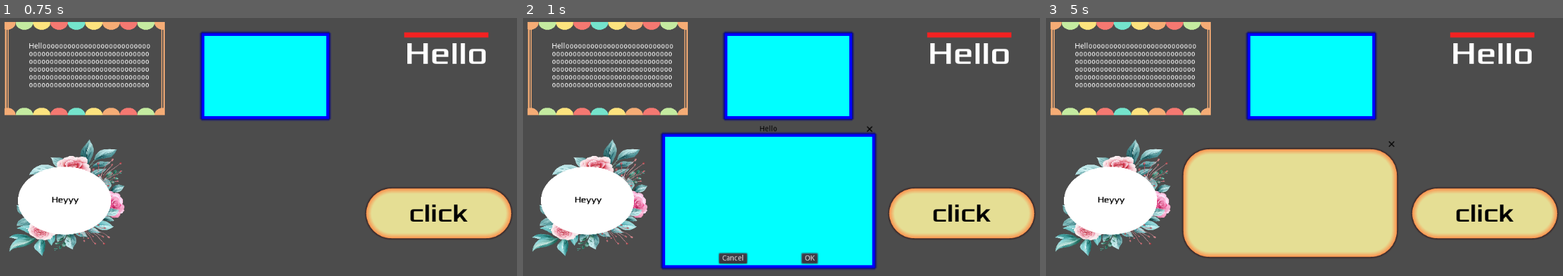
Above: before the commit, frames 1-3 (left to right).
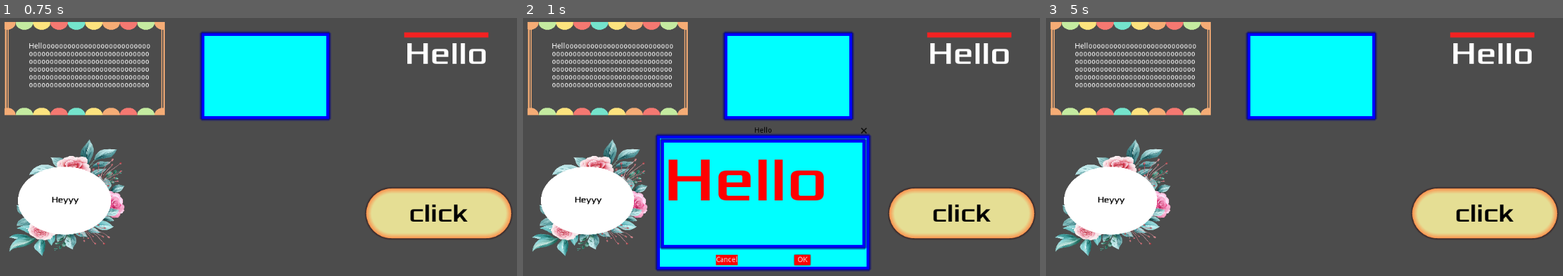
Above: after the commit, the same moments.

Repository: ShamliShahni/StyleBox
Game: Godot game, scene res://Control.tscn
The game is run twice, just before and just after one commit, with the same random seed, the same clock (stepped at 60 frames per second) and the same inputs.
Inputs (mouse positions are in pixels of both pictures, inside the frame that each line leads up to):
- Up to frame 1 (0.75 s): click (0, 23) at 0.5 s
- Up to frame 2 (1 s): no input
- Up to frame 3 (5 s): click "OK" at 1.25 s; click (1046, 23) at 2 s; click (1046, 23) at 2.75 s; tap Enter at 3.5 s; tap Space at 4.25 s

Frame 1 is identical in both runs. In frame 2, 8.1% of the frame differs, in the area x 25-69%, y 41-99%; in frame 3, 17%, in the area x 26-68%, y 47-94%.

Commit message:
confirmation popup

Diff:
--- a/Control.gd
+++ b/Control.gd
@@ -3,8 +3,10 @@
 var style_box = preload("res://assets/new_styleboxflat.tres")
 var buttontex = preload("res://Images/yellow button.png")
 var new_style = StyleBoxFlat.new()
+var style2 = StyleBoxFlat.new()
+var dyn_font = DynamicFont.new()
 onready var panel = get_node("Panel3")
-onready var button = get_node("Button")
+
 
 func _ready():
 	new_style.bg_color = Color.aqua
@@ -16,9 +18,12 @@
 	new_style.border_width_right = 5
 	new_style.shadow_color = Color.darkblue
 	new_style.shadow_size = 5
-	#new_style.border_blend = true
+	style2.bg_color = Color.red
+	dyn_font.font_data = load("res://fonts/Xolonium-Regular.ttf")
+	dyn_font.size = 120
 
 	panel.set('custom_styles/panel', new_style)
+
 
 
 func _on_Button_pressed():
@@ -26,7 +31,6 @@
 
 
 func _on_Button2_pressed():
-	#print("222")
 	new_style.corner_radius_bottom_left += 1
 	new_style.corner_radius_bottom_right += 1
 	new_style.corner_radius_top_left += 1
@@ -36,21 +40,53 @@
 
 
 func _on_Timer_timeout():
-
-	#ctext.texture_normal = load("res://Images/yellow button.png")
-	$ConfirmationDialog.window_title = "Hello"
-	$ConfirmationDialog.add_icon_override("normal",buttontex)
-	$ConfirmationDialog.add_stylebox_override("panel",new_style)
-	#$ConfirmationDialog.add_stylebox_override("cancel_button",new_style)
-	#$ConfirmationDialog.add_stylebox_override("close",new_style)
+	#dec_confirmbox()
 	$ConfirmationDialog.popup()
-	var ctext = $ConfirmationDialog.get_close_button()
-	#ctext.texture_normal = buttontex
-
-func _process(delta):
-	pass
+	dec_confirmbox()
 
 
-func _on_Timer2_timeout():
-	$WindowDialog.add_stylebox_override('panel',style_box)
-	$WindowDialog.popup()
+func dec_confirmbox():
+#
+#	$ConfirmationDialog.add_font_override('font',dyn_font)
+#	$ConfirmationDialog.add_color_override("font_color", Color.red)
+	#$ConfirmationDialog.set('title_color',Color.red)
+	$ConfirmationDialog.show_behind_parent = true
+	print($ConfirmationDialog.show_behind_parent)
+	print($ConfirmationDialog.get_color('title_color'))
+
+	$ConfirmationDialog.add_color_override('title_color',Color.aquamarine)
+	print($ConfirmationDialog.get_color('title_color'))
+	$WindowDialog.add_color_override('title_color',Color.red)
+	#$WindowDialog.popup()
+	$ConfirmationDialog.window_title = "Hello"
+	var labeltext = $ConfirmationDialog.get_child(1)
+	labeltext.add_font_override("font",dyn_font)
+	labeltext.add_color_override("font_color",Color.red)
+	#$ConfirmationDialog.add_icon_override("normal",buttontex)
+	$ConfirmationDialog.add_stylebox_override("panel",new_style)
+	var okbut = $ConfirmationDialog.get_ok()
+	var ctext = $ConfirmationDialog.get_cancel()
+	ctext.set('rect_size',Vector2(300,300))
+	#ctext.rect_size = Vector2(200,200)
+	#ctext.rect_position = Vector2(0,-500)
+	#print(ctext.rect_position)
+	#okbut.set('custom_styles/normal', style2)
+	okbut.set('custom_styles/focus', style2)
+	okbut.set('custom_styles/hover', style2)
+	okbut.set('custom_styles/pressed', style2)
+	ctext.set('custom_styles/normal', style2)
+	ctext.set('custom_styles/focus', style2)
+	ctext.set('custom_styles/hover', style2)
+	ctext.set('custom_styles/pressed', style2)
+	print($ConfirmationDialog.get_child_count())
+	print($ConfirmationDialog.get_children())
+	var lb = $ConfirmationDialog.get_label()
+	lb.add_stylebox_override('normal',new_style)
+
+
+	for item in $ConfirmationDialog.get_children():
+		print(item.name)
+		if(item.name=="@@4"):
+			for child in item.get_children():
+				print(child)
+		pass
--- a/Control.tscn
+++ b/Control.tscn
@@ -7,6 +7,8 @@
 [ext_resource path="res://assets/new_styleboxline.tres" type="StyleBox" id=5]
 [ext_resource path="res://assets/texture2.tres" type="StyleBox" id=6]
 
+[sub_resource type="Theme" id=4]
+
 [sub_resource type="DynamicFont" id=1]
 size = 50
 font_data = ExtResource( 2 )
@@ -82,6 +84,8 @@
 modulate = Color( 1, 1, 1, 0 )
 margin_right = 279.0
 margin_bottom = 96.0
+theme = SubResource( 4 )
+custom_constants/hseparation = 5
 
 [node name="Label" type="Label" parent="Panel/MarginContainer"]
 margin_top = 17.0
@@ -131,9 +135,10 @@
 }
 
 [node name="Label" type="Label" parent="Panel2/MarginContainer"]
+margin_top = 33.0
 margin_right = 106.0
-margin_bottom = 88.0
-custom_fonts/font = SubResource( 6 )
+margin_bottom = 53.0
+custom_fonts/font = SubResource( 3 )
 custom_colors/font_color = Color( 0, 0, 0, 1 )
 text = "Heyyy"
 align = 1
@@ -162,19 +167,16 @@
 margin_bottom = 160.0
 
 [node name="ConfirmationDialog" type="ConfirmationDialog" parent="."]
-margin_left = 284.397
-margin_top = 235.308
-margin_right = 693.397
-margin_bottom = 493.308
-__meta__ = {
-"_edit_use_anchors_": false
-}
-
-[node name="WindowDialog" type="WindowDialog" parent="."]
-margin_left = 280.324
-margin_top = 264.311
-margin_right = 691.324
-margin_bottom = 472.311
+margin_left = 274.295
+margin_top = 238.675
+margin_right = 683.295
+margin_bottom = 496.675
+resizable = true
+dialog_text = "Hello"
+dialog_autowrap = true
+__meta__ = {
+"_edit_use_anchors_": false
+}
 
 [node name="Timer" type="Timer" parent="."]
 process_mode = 0
@@ -185,12 +187,34 @@
 margin_right = 40.0
 margin_bottom = 40.0
 
-[node name="Timer2" type="Timer" parent="."]
-wait_time = 5.0
-one_shot = true
-autostart = true
+[node name="Panel4" type="Panel" parent="."]
+visible = false
+margin_left = 302.0
+margin_top = 244.0
+margin_right = 692.0
+margin_bottom = 506.0
+__meta__ = {
+"_edit_use_anchors_": false
+}
+
+[node name="FileDialog" type="FileDialog" parent="."]
+margin_left = 722.234
+margin_top = 355.746
+margin_right = 1037.23
+margin_bottom = 485.746
+__meta__ = {
+"_edit_use_anchors_": false
+}
+
+[node name="WindowDialog" type="WindowDialog" parent="."]
+margin_left = 722.0
+margin_top = 356.0
+margin_right = 1006.0
+margin_bottom = 458.0
+__meta__ = {
+"_edit_use_anchors_": false
+}
 
 [connection signal="pressed" from="Panel/MarginContainer/Button" to="." method="_on_Button_pressed"]
 [connection signal="pressed" from="Panel3/MarginContainer/Button2" to="." method="_on_Button2_pressed"]
 [connection signal="timeout" from="Timer" to="." method="_on_Timer_timeout"]
-[connection signal="timeout" from="Timer2" to="." method="_on_Timer2_timeout"]
Not shown: 2 places in Control.tscn that only renumber resources
